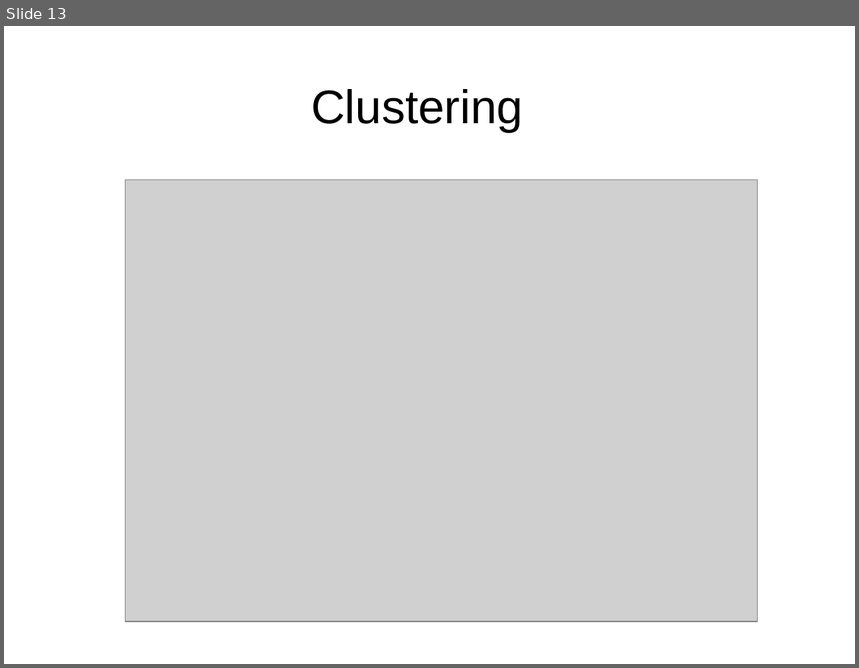
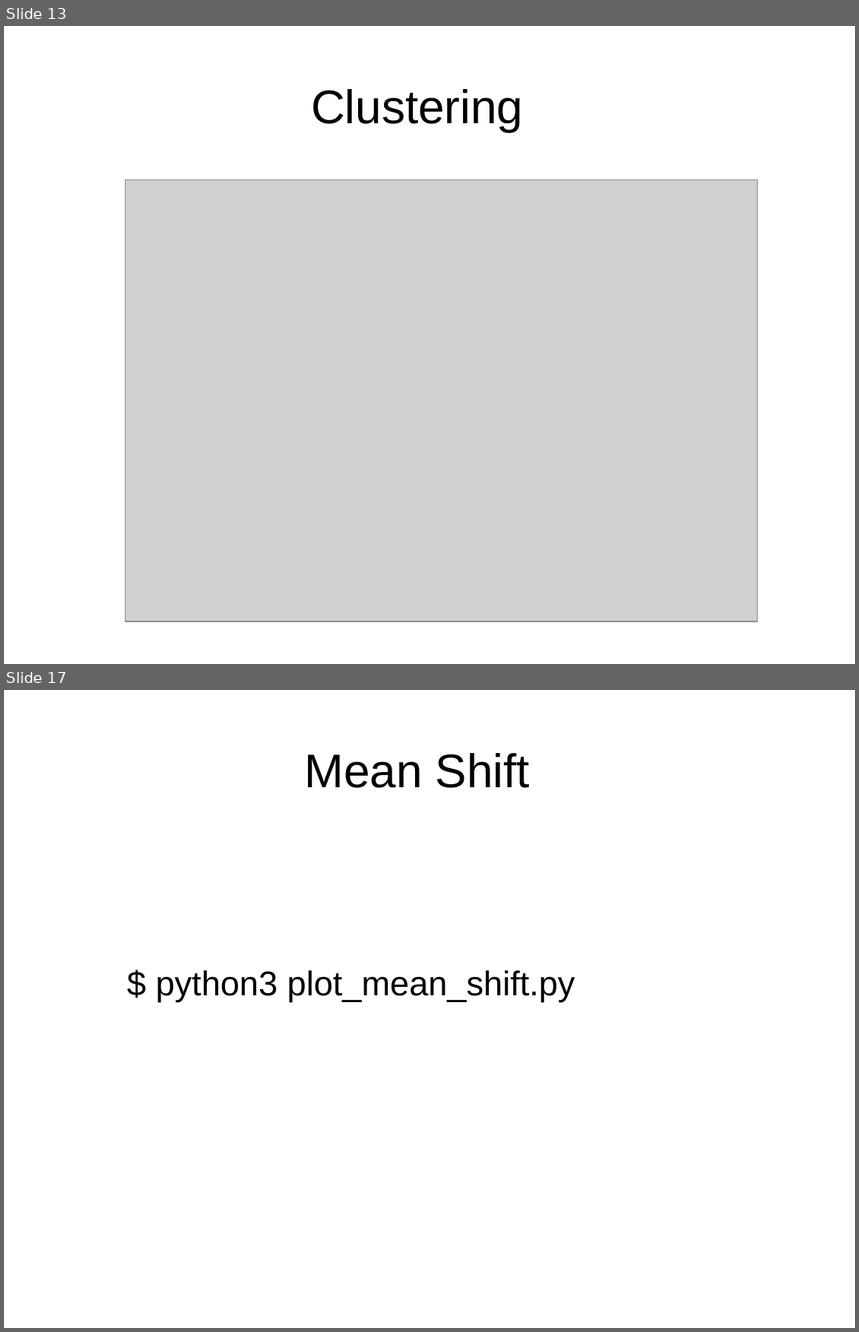
Before and after one commit to davidam/python-examples, a slide deck: presentations/scikit.odp. Shown one above the other, each under a label of ours: slide 13 before the commit, slides 13 and 17 after it; the slides between them are not shown. The pictures are 859x668 and 859x1332 pixels, drawn with LibreOffice and Linux fonts; fonts in the diff are those of the drawing; grey boxes stand for pictures. Boxes give left, top, right and bottom in pixels: in the first picture for what was removed or moved away, otherwise in the second. Text is boxed around its words. In the diff, an @@ line names an element or a change of style, - is before the commit and + after.

```diff
--- a/presentations/scikit.odp
+++ b/presentations/scikit.odp
@@ slide 17 added at (4, 690, 855, 1328), background #FFFFFF @@
@@ title added at (304, 753, 530, 788), 44 pt, text #000000 @@
+Mean Shift
@@ text added at (156, 970, 576, 1002), 32 pt, text #000000 @@
+$ python3 plot_mean_shift.py
```
Also in this commit, not shown: 8 other slides added.
